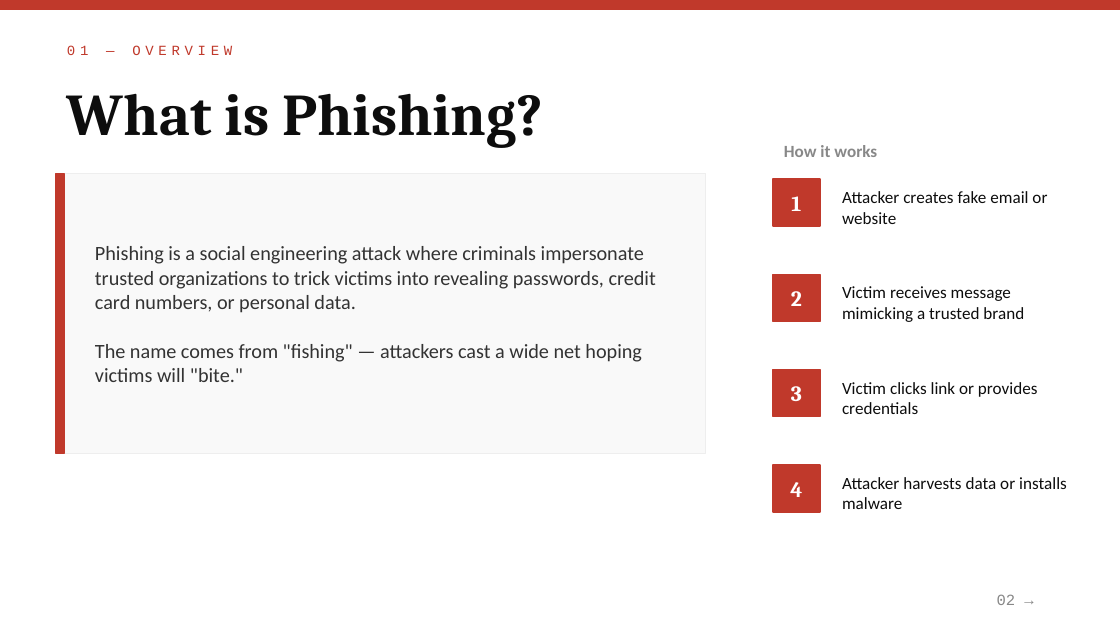
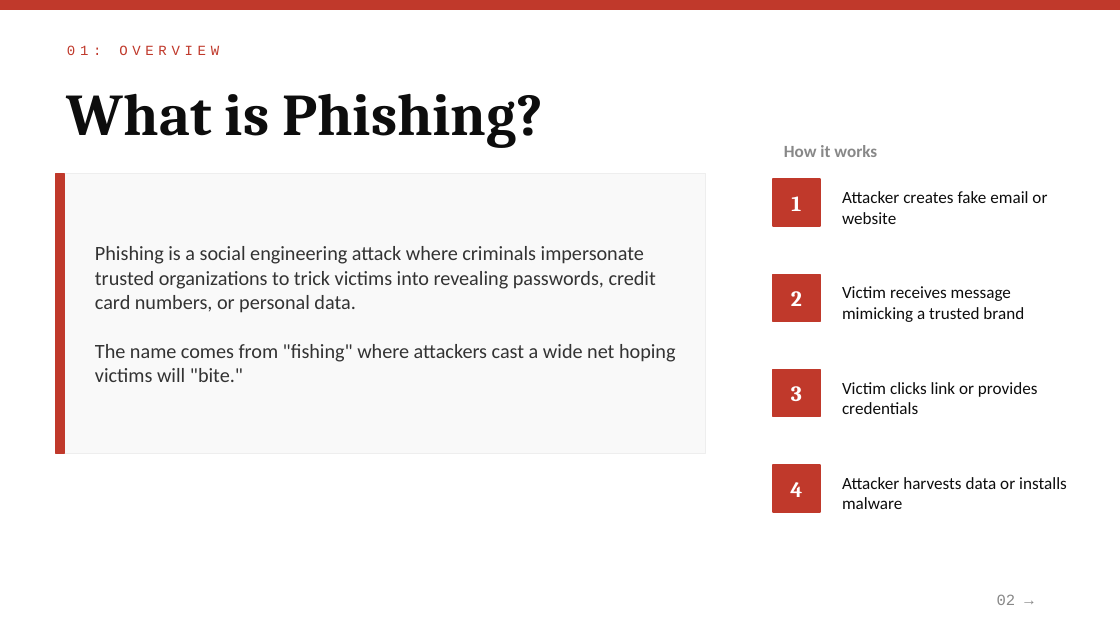
Before and after one commit to KashafNoor17/CodeAlpha_PhishingAwareness, a slide deck: slide 2 of PhishingAwareness.pptx. Drawn at 1120x630 pixels with LibreOffice and Linux fonts; fonts in the diff are those of the drawing. Boxes give left, top, right and bottom in pixels: in the first picture for what was removed or moved away, otherwise in the second. Text is boxed around its words. In the diff, an @@ line names an element or a change of style, - is before the commit and + after.

```diff
--- a/PhishingAwareness.pptx
+++ b/PhishingAwareness.pptx
@@ text at (67,45,219,55): text changed @@
-01 — OVERVIEW
+01: OVERVIEW
@@ text at (95,344,676,382): text changed @@
-The name comes from "fishing" — attackers cast a wide net hoping victims will "bite."
+The name comes from "fishing" where attackers cast a wide net hoping victims will "bite."
```
Also in this commit, not shown: 6 other slides changed.
